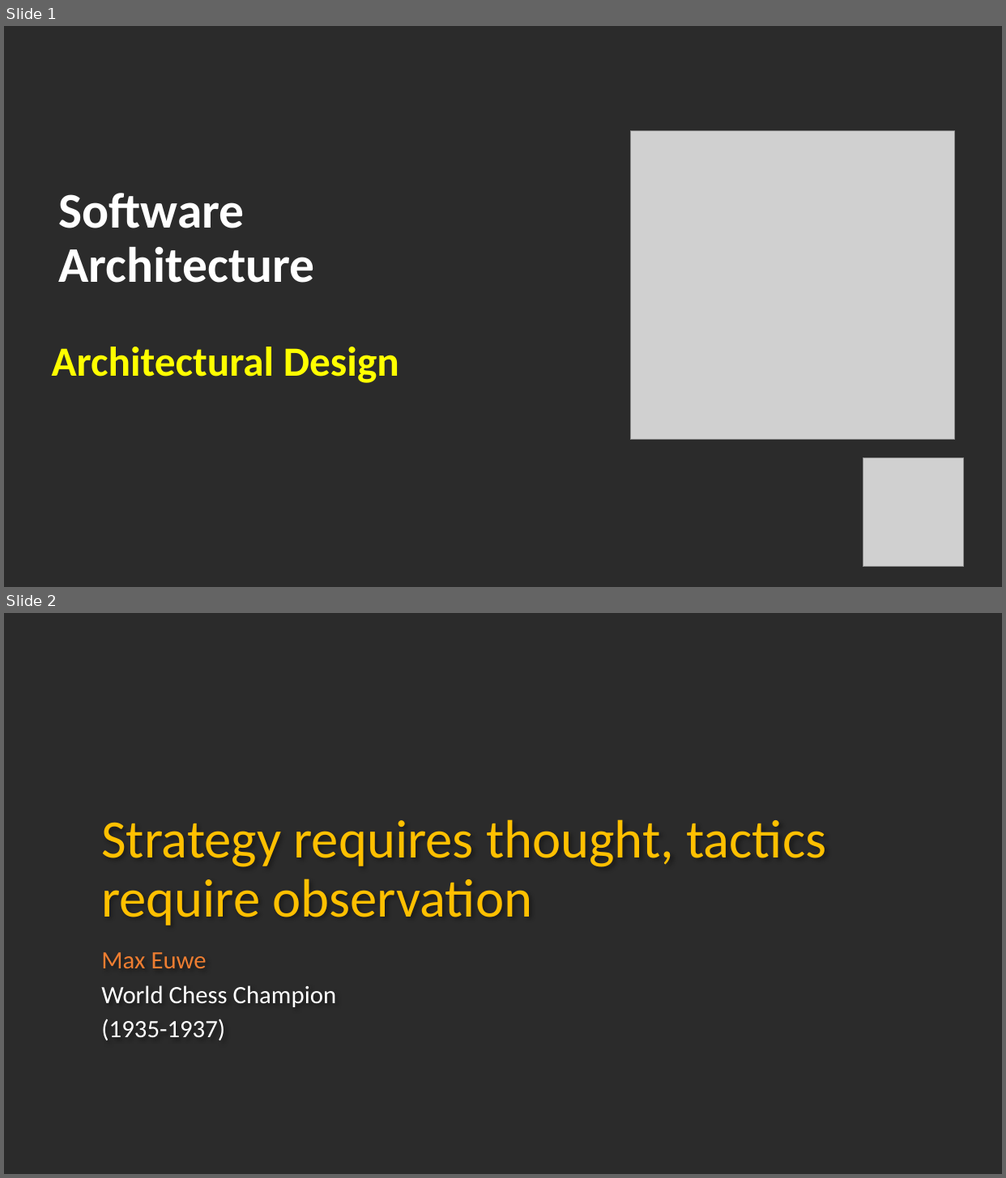
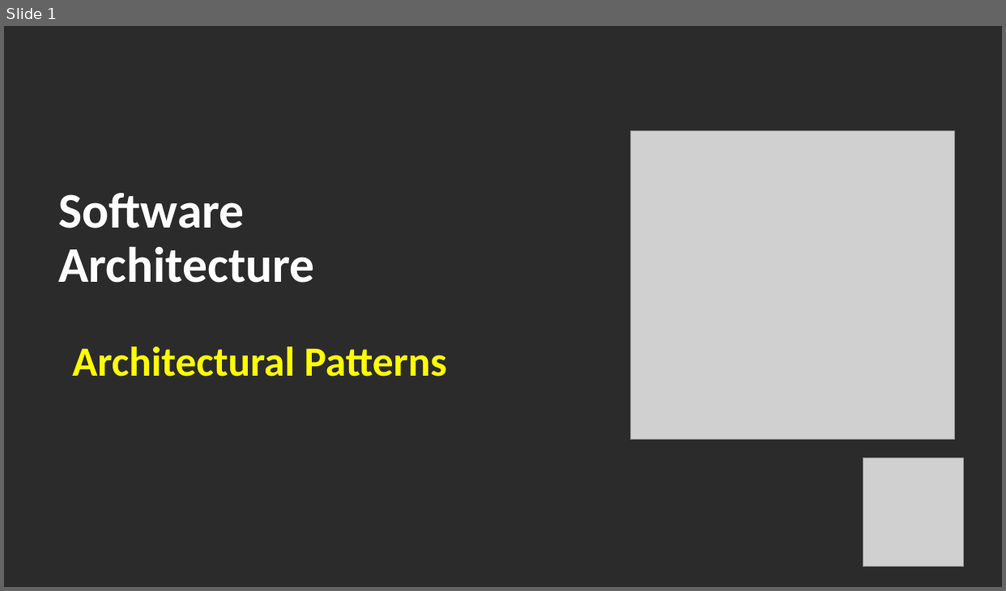
Before and after one commit to Jucer74/SoftwareArchitecture, a slide deck: Clases/04-ArchitecturalPatterns/SoftwareArchitecture-ArchitecturalPatterns.pptx. Shown one above the other, each under a label of ours: slides 1 and 2 before the commit, slide 1 after it. The pictures are 1006x1178 and 1006x591 pixels, drawn with LibreOffice and Linux fonts; fonts in the diff are those of the drawing; grey boxes stand for pictures; background and template pictures are left out; a plain dark background stands for a picture behind light text. Boxes give left, top, right and bottom in pixels: in the first picture for what was removed or moved away, otherwise in the second. Text is boxed around its words. In the diff, an @@ line names an element or a change of style, - is before the commit and + after.

```diff
--- a/Clases/04-ArchitecturalPatterns/SoftwareArchitecture-ArchitecturalPatterns.pptx
+++ b/Clases/04-ArchitecturalPatterns/SoftwareArchitecture-ArchitecturalPatterns.pptx
@@ slide 2 removed at bbox=[4, 613, 1002, 1174], background picture (left out) @@
@@ title removed at bbox=[101, 820, 826, 926] @@
-Strategy requires thought, tactics require observation
@@ text removed at bbox=[101, 952, 337, 1041] @@
-Max Euwe
-World Chess Champion
-(1935-1937)
@@ slide 1 changed as well @@
@@ text at bbox=[72, 347, 447, 377]: text changed @@
-Architectural Design
+Architectural Patterns
```
Also in this commit, not shown: 1 other slide changed, 23 slides added, 15 other slides removed.
